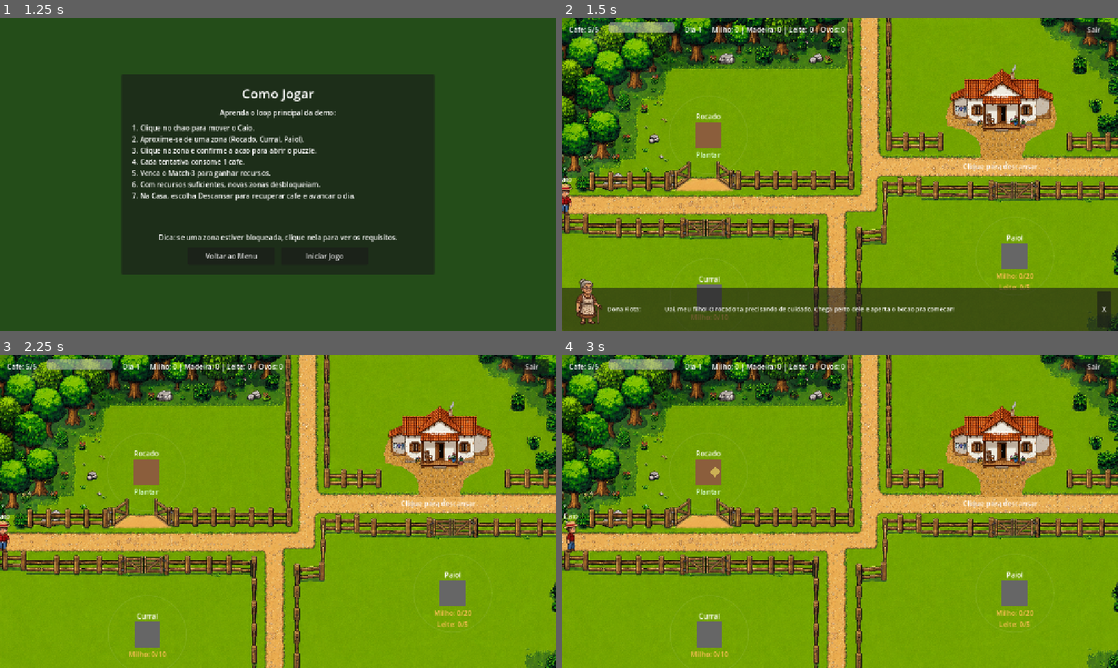
Above: before the commit, frames 1-4 (two rows, left to right).
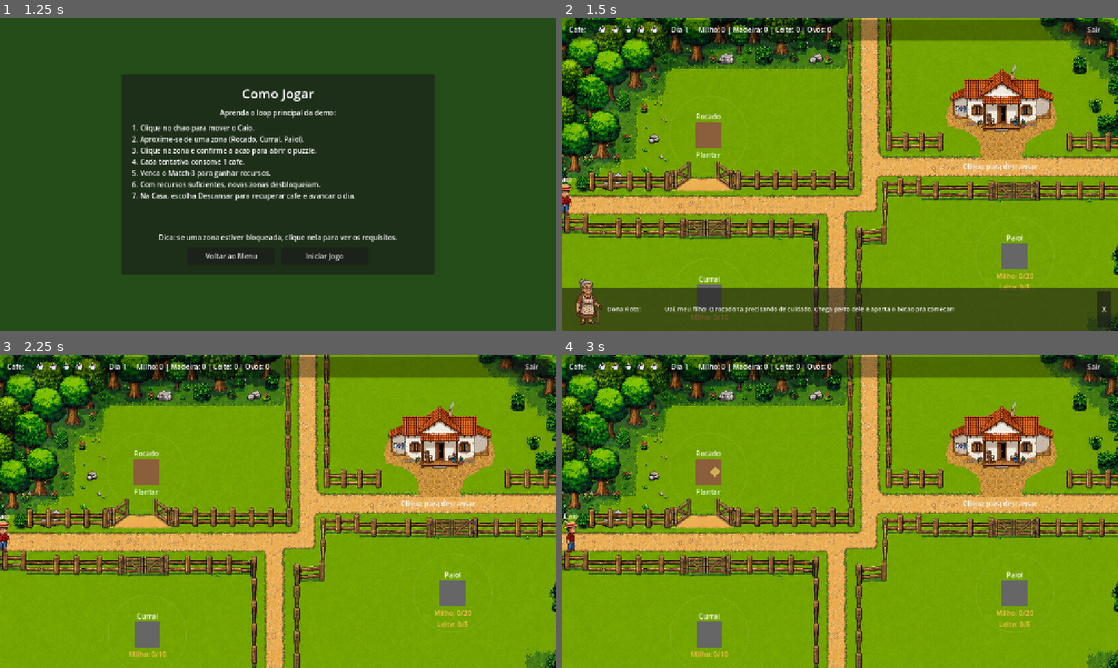
Above: after the commit, the same moments.

Repository: JasminCordeiro/UaiFarm
Game: Godot game, scene res://scenes/MainMenu.tscn
The game is run twice, just before and just after one commit, with the same random seed, the same clock (stepped at 60 frames per second) and the same inputs.
Inputs (mouse positions are in pixels of both pictures, inside the frame that each line leads up to):
- Up to frame 1 (1.25 s): click "Como Jogar" at 0.5 s
- Up to frame 2 (1.5 s): click "Iniciar Jogo" at 1.25 s
- Up to frame 3 (2.25 s): click "X" at 2 s
- Up to frame 4 (3 s): tap Enter at 2.75 s; move the mouse to (706, 470) at 2.77 s; click (706, 470) at 2.92 s

Frame 1 is identical in both runs. In frame 2, 4.7% of the frame differs, in the area x 0-100%, y 0-8%; in frame 3, 4.7%; in frame 4, 4.7%.

Commit message:
feat: energia exibida como icones de cafe no HUD com fundo arredondado semi-transparente

Diff:
--- a/Demo/scenes/UI_HUD.tscn
+++ b/Demo/scenes/UI_HUD.tscn
@@ -1,47 +1,65 @@
-[gd_scene load_steps=2 format=3]
+[gd_scene format=3 uid="uid://idmivtfhyci8"]
 
-[ext_resource type="Script" path="res://scripts/hud.gd" id="1"]
+[ext_resource type="Script" uid="uid://bplpjap4ord0h" path="res://scripts/hud.gd" id="1"]
+[ext_resource type="Texture2D" uid="uid://xmsw5cm1aarc" path="res://assets/coffee-energy.png" id="2"]
 
-[node name="UI_HUD" type="CanvasLayer"]
+[sub_resource type="StyleBoxFlat" id="StyleBoxFlat_topbar"]
+bg_color = Color(0, 0, 0, 0.35)
+corner_radius_top_left = 10
+corner_radius_top_right = 10
+corner_radius_bottom_right = 10
+corner_radius_bottom_left = 10
+
+[node name="UI_HUD" type="CanvasLayer" unique_id=137843347]
+layer = 10
 script = ExtResource("1")
-layer = 10
 
-[node name="TopBar" type="HBoxContainer" parent="."]
+[node name="TopBarBackground" type="Panel" parent="." unique_id=980134522]
+offset_left = 8.0
+offset_top = 4.0
+offset_right = 1272.0
+offset_bottom = 52.0
+mouse_filter = 2
+theme_override_styles/panel = SubResource("StyleBoxFlat_topbar")
+
+[node name="TopBar" type="HBoxContainer" parent="." unique_id=1894669627]
 offset_left = 16.0
 offset_top = 10.0
 offset_right = 1264.0
 offset_bottom = 44.0
 theme_override_constants/separation = 24
 
-[node name="CoffeeLabel" type="Label" parent="TopBar"]
-text = "Cafe: 5/5"
+[node name="CoffeeLabel" type="Label" parent="TopBar" unique_id=1427788044]
+layout_mode = 2
+text = "Cafe:"
 
-[node name="CoffeeBar" type="ProgressBar" parent="TopBar"]
-custom_minimum_size = Vector2(150, 24)
-min_value = 0.0
-max_value = 5.0
-value = 5.0
-show_percentage = false
+[node name="CoffeeIcons" type="HBoxContainer" parent="TopBar" unique_id=2094377295]
+layout_mode = 2
+theme_override_constants/separation = 2
 
-[node name="DayLabel" type="Label" parent="TopBar"]
+[node name="DayLabel" type="Label" parent="TopBar" unique_id=1897595660]
+layout_mode = 2
 text = "Dia 1"
 
-[node name="InventoryLabel" type="Label" parent="TopBar"]
+[node name="InventoryLabel" type="Label" parent="TopBar" unique_id=23751995]
+layout_mode = 2
 size_flags_horizontal = 3
 text = "Milho: 0 | Madeira: 0 | Leite: 0 | Ovos: 0"
 
-[node name="EncerrarButton" type="Button" parent="TopBar"]
+[node name="EncerrarButton" type="Button" parent="TopBar" unique_id=1560959690]
 custom_minimum_size = Vector2(80, 0)
+layout_mode = 2
 text = "Sair"
 
-[node name="RewardToast" type="Panel" parent="."]
+[node name="RewardToast" type="Panel" parent="." unique_id=1735695423]
 visible = false
 offset_left = 940.0
 offset_top = 52.0
 offset_right = 1256.0
 offset_bottom = 96.0
 
-[node name="HBoxContainer" type="HBoxContainer" parent="RewardToast"]
+[node name="HBoxContainer" type="HBoxContainer" parent="RewardToast" unique_id=520708172]
+layout_mode = 0
 anchor_right = 1.0
 anchor_bottom = 1.0
 offset_left = 10.0
@@ -50,10 +68,12 @@
 offset_bottom = -6.0
 theme_override_constants/separation = 10
 
-[node name="RewardIconLabel" type="Label" parent="RewardToast/HBoxContainer"]
+[node name="RewardIconLabel" type="Label" parent="RewardToast/HBoxContainer" unique_id=16500316]
+layout_mode = 2
+theme_override_font_sizes/font_size = 20
 text = "🌽"
-theme_override_font_sizes/font_size = 20
 
-[node name="RewardTextLabel" type="Label" parent="RewardToast/HBoxContainer"]
+[node name="RewardTextLabel" type="Label" parent="RewardToast/HBoxContainer" unique_id=498622111]
+layout_mode = 2
 text = "+0 milho"
 vertical_alignment = 1
--- a/Demo/scripts/hud.gd
+++ b/Demo/scripts/hud.gd
@@ -7,7 +7,10 @@
 	"ovos": "🥚",
 }
 
-@onready var coffee_bar: ProgressBar = $TopBar/CoffeeBar
+const COFFEE_ICON: Texture2D = preload("res://assets/coffee-energy.png")
+const COFFEE_ICON_SIZE: int = 28
+
+@onready var coffee_icons: HBoxContainer = $TopBar/CoffeeIcons
 @onready var coffee_label: Label = $TopBar/CoffeeLabel
 @onready var day_label: Label = $TopBar/DayLabel
 @onready var inventory_label: Label = $TopBar/InventoryLabel
@@ -31,9 +34,21 @@
 	reward_toast.hide()
 
 func _on_cafe_alterado(atual: int, maximo: int) -> void:
-	coffee_bar.max_value = maximo
-	coffee_bar.value = atual
-	coffee_label.text = "Cafe: %d/%d" % [atual, maximo]
+	while coffee_icons.get_child_count() < maximo:
+		var icone := TextureRect.new()
+		icone.texture = COFFEE_ICON
+		icone.custom_minimum_size = Vector2(COFFEE_ICON_SIZE, COFFEE_ICON_SIZE)
+		icone.expand_mode = TextureRect.EXPAND_IGNORE_SIZE
+		icone.stretch_mode = TextureRect.STRETCH_KEEP_ASPECT_CENTERED
+		coffee_icons.add_child(icone)
+	while coffee_icons.get_child_count() > maximo:
+		coffee_icons.get_child(coffee_icons.get_child_count() - 1).free()
+	for i in range(maximo):
+		var icone: TextureRect = coffee_icons.get_child(i)
+		if i < atual:
+			icone.modulate = Color(1, 1, 1, 1)
+		else:
+			icone.modulate = Color(0.35, 0.35, 0.35, 0.5)
 
 func _on_dia_alterado(dia: int) -> void:
 	day_label.text = "Dia %d" % dia
Binary file added: Demo/assets/coffee-energy.png
Not shown, added: Demo/assets/coffee-energy.png.import
